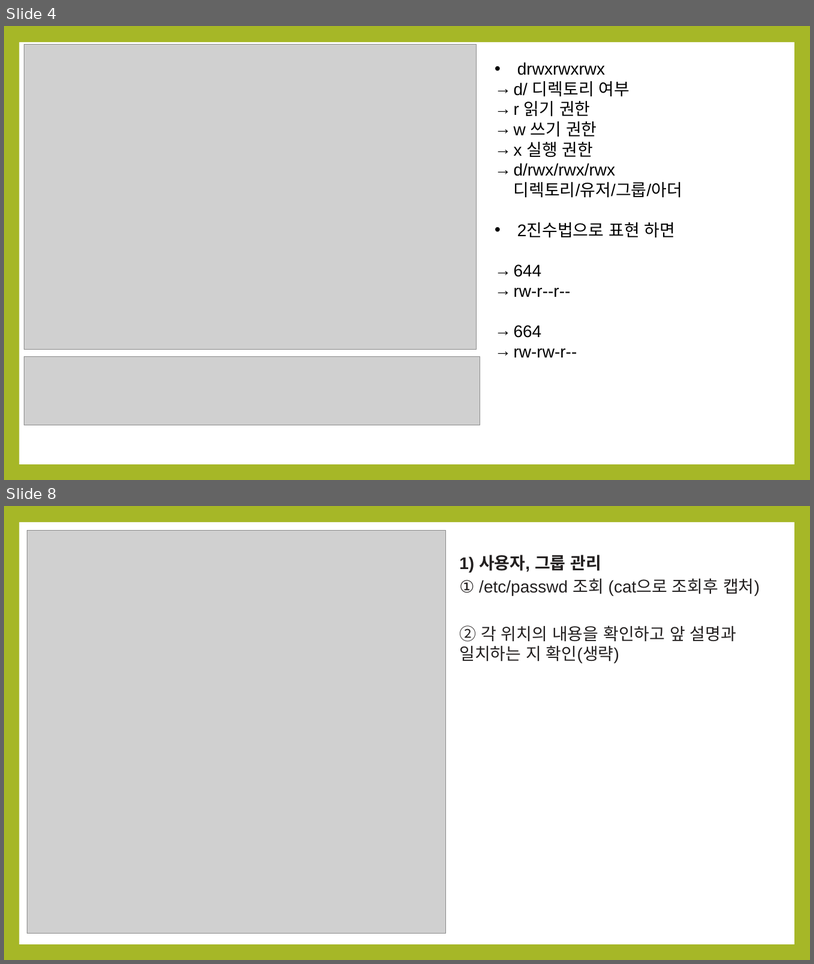
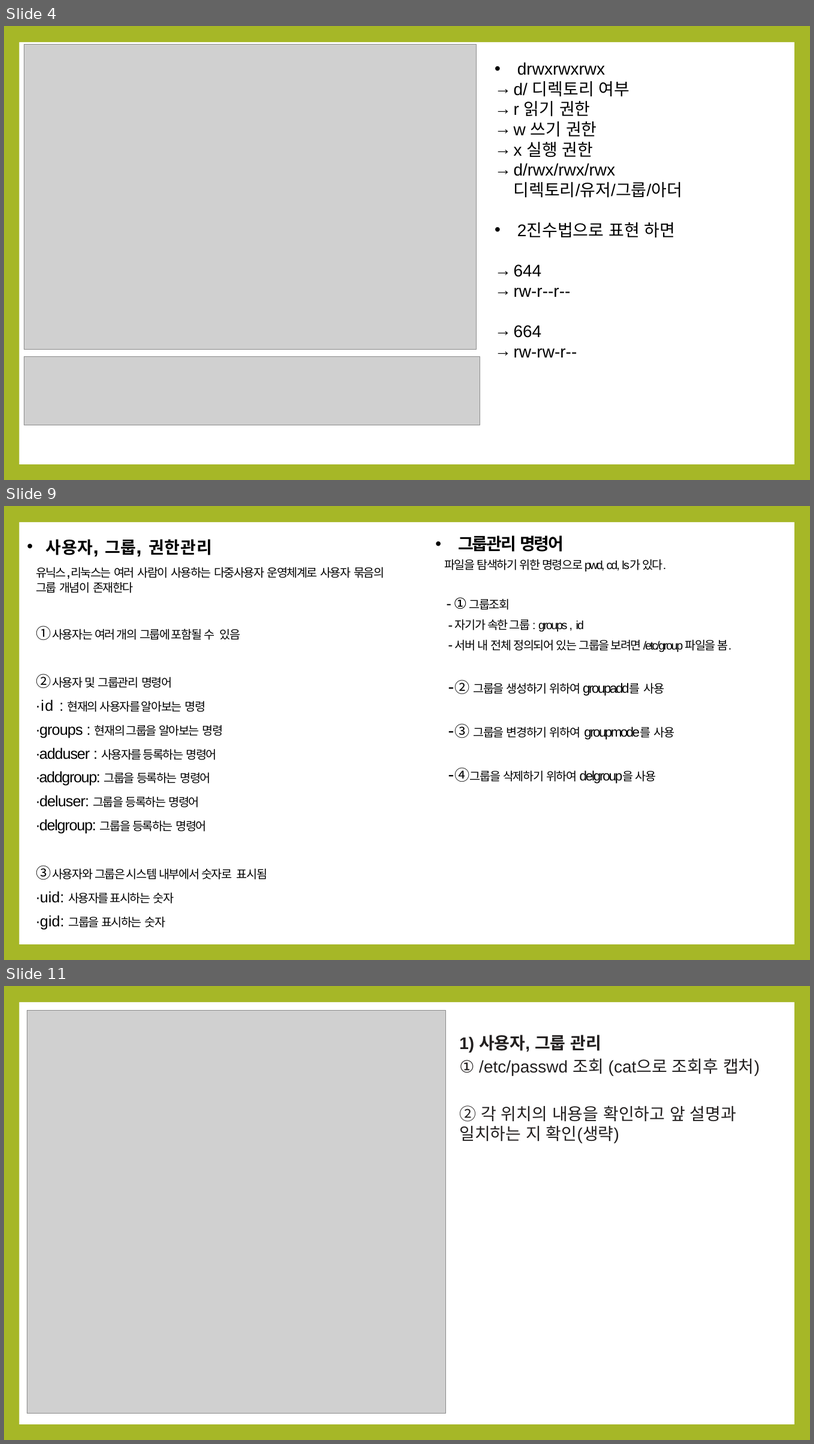
Before and after one commit to noheul1030/KOPO-Linux, a slide deck: 리눅스(v2023)/과제PPT/리눅스5강PPT.pptx. Shown one above the other, each under a label of ours: slides 4 and 8 before the commit, slides 4, 9 and 11 after it; the slides between them are not shown. The pictures are 814x964 and 814x1444 pixels, drawn with LibreOffice and Linux fonts; fonts in the diff are those of the drawing; grey boxes stand for pictures. Boxes give left, top, right and bottom in pixels: in the first picture for what was removed or moved away, otherwise in the second. Text is boxed around its words. In the diff, an @@ line names an element or a change of style, - is before the commit and + after.

Commit message:
리눅스 4,5,6강 PPT

```diff
--- a/리눅스(v2023)/과제PPT/리눅스5강PPT.pptx
+++ b/리눅스(v2023)/과제PPT/리눅스5강PPT.pptx
@@ slide 9 added at (4, 506, 810, 960), background #A6B727; not listed: 1 template element that a slide beside it also shows @@
@@ text added at (36, 539, 384, 929), 14 pt, text #000000 @@
+• 사용자, 그룹, 권한관리
+유닉스,리눅스는 여러 사람이 사용하는 다중사용자 운영체계로 사용자 묶음의 그룹 개념이 존재한다
+① 사용자는 여러 개의 그룹에 포함될 수 있음
+② 사용자 및 그룹관리 명령어
+∙id : 현재의 사용자를 알아보는 명령
+∙groups : 현재의 그룹을 알아보는 명령
+∙adduser : 사용자를 등록하는 명령어
+∙addgroup: 그룹을 등록하는 명령어
+∙deluser: 그룹을 등록하는 명령어
+∙delgroup: 그룹을 등록하는 명령어
+③ 사용자와 그룹은 시스템 내부에서 숫자로 표시됨
+∙uid: 사용자를 표시하는 숫자
+∙gid: 그룹을 표시하는 숫자
@@ text added at (444, 535, 732, 781), 14 pt, text #000000 @@
+• 그룹관리 명령어
+파일을 탐색하기 위한 명령으로 pwd, cd, ls가 있다.
+- ① 그룹조회
+  – 자기가 속한 그룹 : groups , id
+  – 서버 내 전체 정의되어 있는 그룹을 보려면 /etc/group 파일을 봄.
+  – ② 그룹을 생성하기 위하여 groupadd를 사용
+  – ③ 그룹을 변경하기 위하여 groupmode를 사용
+  – ④그룹을 삭제하기 위하여 delgroup을 사용
@@ what was slide 8 is now slide 11 @@
```
Also in this commit, not shown: 23 other slides added, 1 other file.
